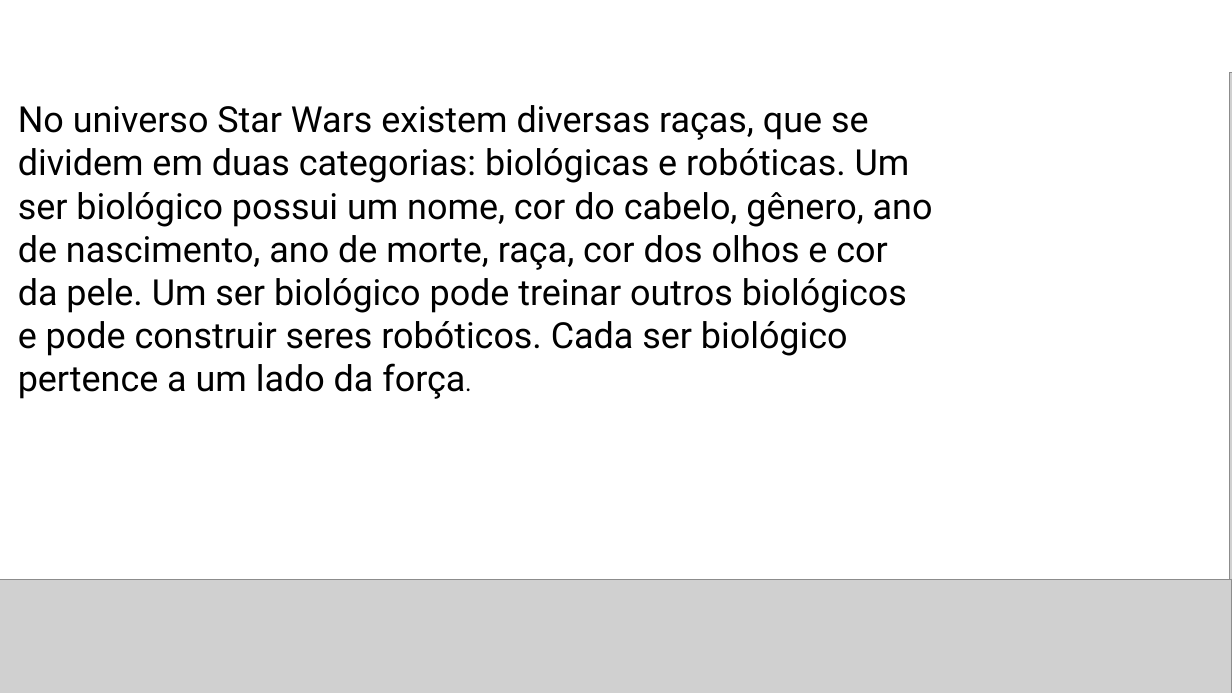
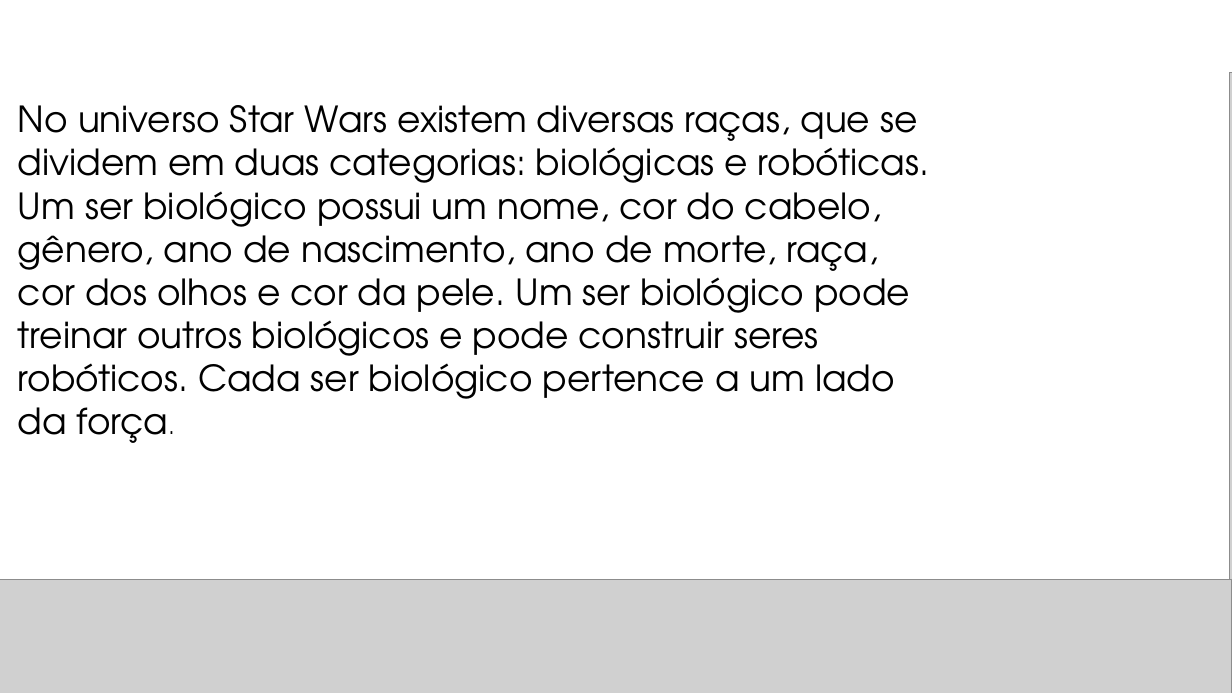
Before and after one commit to daniellygj/Fatec, a slide deck: slide 7 of 2º Semestre/Arquitetura e modelagem de dados/Projeto final/Slide.pptx. Drawn at 1232x693 pixels with LibreOffice and Linux fonts; fonts in the diff are those of the drawing; grey boxes stand for pictures. Boxes give left, top, right and bottom in pixels: in the first picture for what was removed or moved away, otherwise in the second. Text is boxed around its words. In the diff, an @@ line names an element or a change of style, - is before the commit and + after.

```diff
--- a/2º Semestre/Arquitetura e modelagem de dados/Projeto final/Slide.pptx
+++ b/2º Semestre/Arquitetura e modelagem de dados/Projeto final/Slide.pptx
@@ text "No universo Star Wars existem ..." at box(18, 105, 929, 408): font Roboto to TeX Gyre Adventor; font Calibri to TeX Gyre Adventor in "força." @@
```
Also in this commit, not shown: 12 other slides changed, 1 other file.
